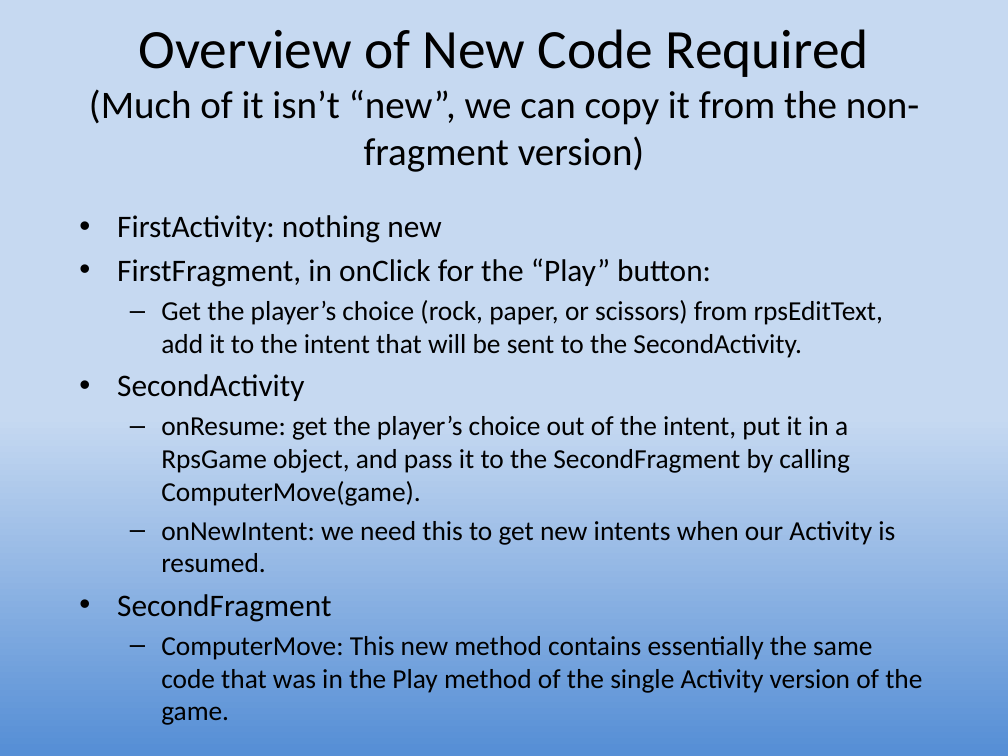
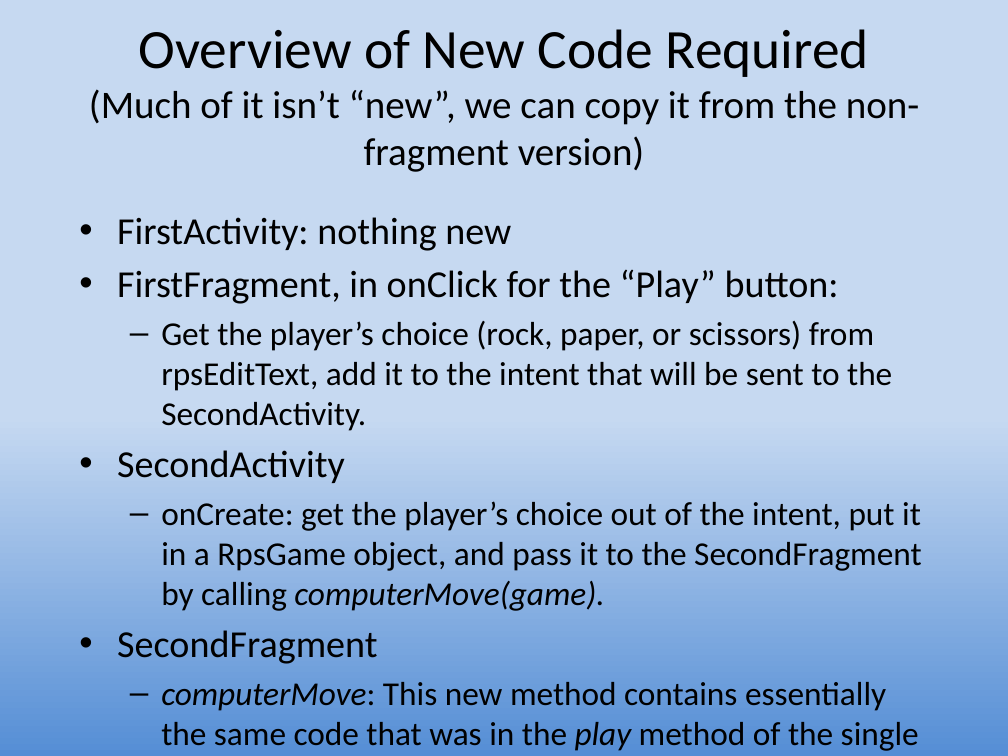
Before and after one commit to UO-CIS/CIS399Android-CourseMaterials, a slide deck: slide 31 of Notes and Slides/CIS399Wk2Day5-Fragments.pptx (slide 29 before the commit). Drawn at 1008x756 pixels with LibreOffice and Linux fonts; fonts in the diff are those of the drawing. Boxes give left, top, right and bottom in pixels: in the first picture for what was removed or moved away, otherwise in the second. Text is boxed around its words. In the diff, an @@ line names an element or a change of style, - is before the commit and + after.

```diff
--- a/Notes and Slides/CIS399Wk2Day5-Fragments.pptx
+++ b/Notes and Slides/CIS399Wk2Day5-Fragments.pptx
@@ text at box(117, 217, 892, 664): size 22.4 to 27.2 pt in "FirstActivity: nothing new", "FirstFragment, in onClick for the “Play” button:", "SecondActivity", "SecondFragment"; size 19.6 to 23.8 pt in "Get the player’s choice (rock, paper, or ..." @@
@@ text at box(161, 501, 921, 611): text changed; size 19.6 to 23.8 pt @@
-  – onResume: get the player’s choice out of the intent, put it in a RpsGame object, and pass it to the SecondFragment by calling ComputerMove(game).
-  – onNewIntent: we need this to get new intents when our Activity is resumed.
+  – onCreate: get the player’s choice out of the intent, put it in a RpsGame object, and pass it to the SecondFragment by calling computerMove(game).
@@ text at box(161, 682, 919, 751): text changed; size 19.6 to 23.8 pt @@
-  – ComputerMove: This new method contains essentially the same code that was in the Play method of the single Activity version of the game.
+  – computerMove: This new method contains essentially the same code that was in the play method of the single activity version of the game.
```
Also in this commit, not shown: 19 other slides changed, 3 slides added, 3 slides removed, 25 other files.
